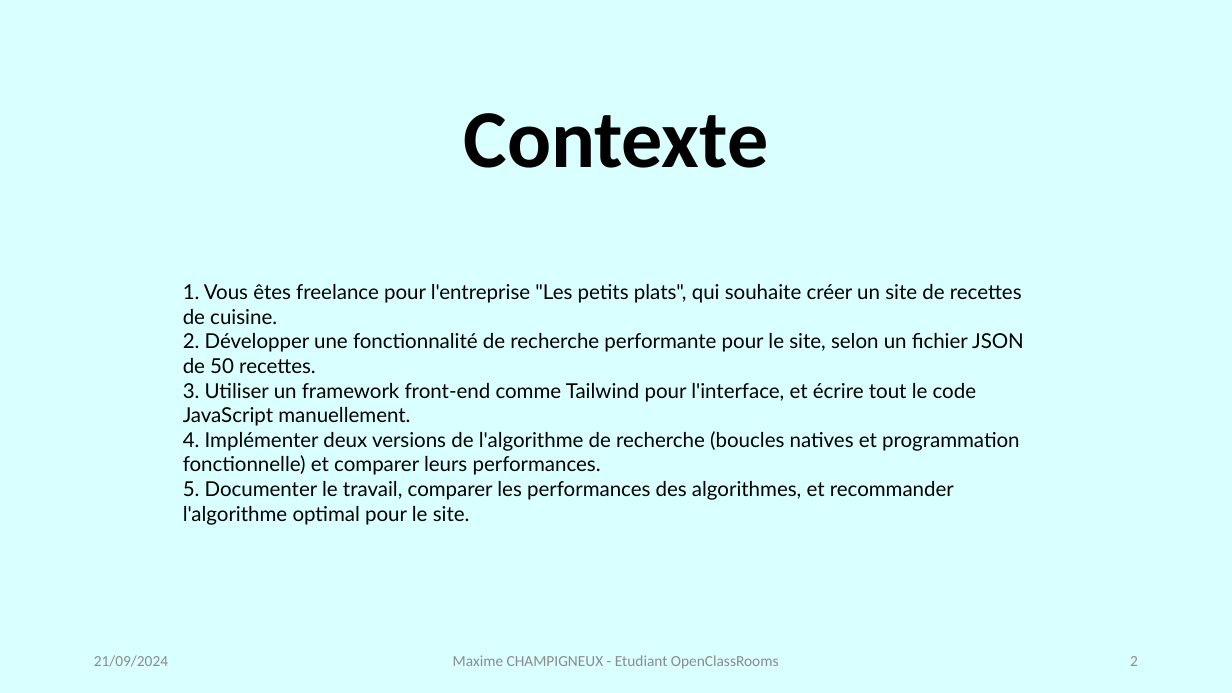
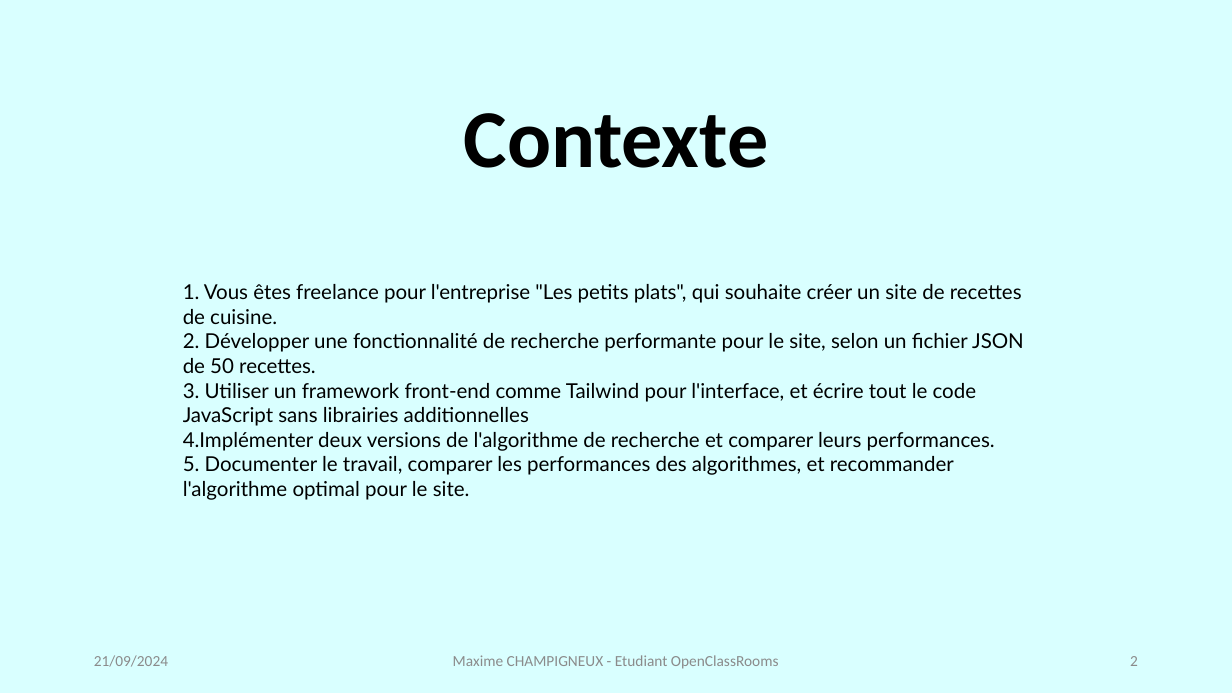
Before and after one commit to MaximeC31/LesPetitsPlats-javascript, a slide deck: slide 2 of assets/docs/presentation-petits-plats.pptx. Drawn at 1232x693 pixels with LibreOffice and Linux fonts; fonts in the diff are those of the drawing. Boxes give left, top, right and bottom in pixels: in the first picture for what was removed or moved away, otherwise in the second. Text is boxed around its words. In the diff, an @@ line names an element or a change of style, - is before the commit and + after.

```diff
--- a/assets/docs/presentation-petits-plats.pptx
+++ b/assets/docs/presentation-petits-plats.pptx
@@ text at (183, 383, 995, 451): text changed @@
-3. Utiliser un framework front-end comme Tailwind pour l'interface, et écrire tout le code JavaScript manuellement.
-4. Implémenter deux versions de l'algorithme de recherche (boucles natives et programmation fonctionnelle) et comparer leurs performances.
+3. Utiliser un framework front-end comme Tailwind pour l'interface, et écrire tout le code JavaScript sans librairies additionnelles
+4. Implémenter deux versions de l'algorithme de recherche et comparer leurs performances.
```
Also in this commit, not shown: 2 other slides changed, 4 other files.
